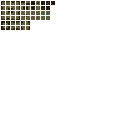
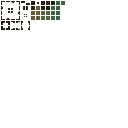
Comparing the layer stacks of the two 128×128 images. Changes:
painted on "Ebene 1" over [2, 1, 65, 30]
